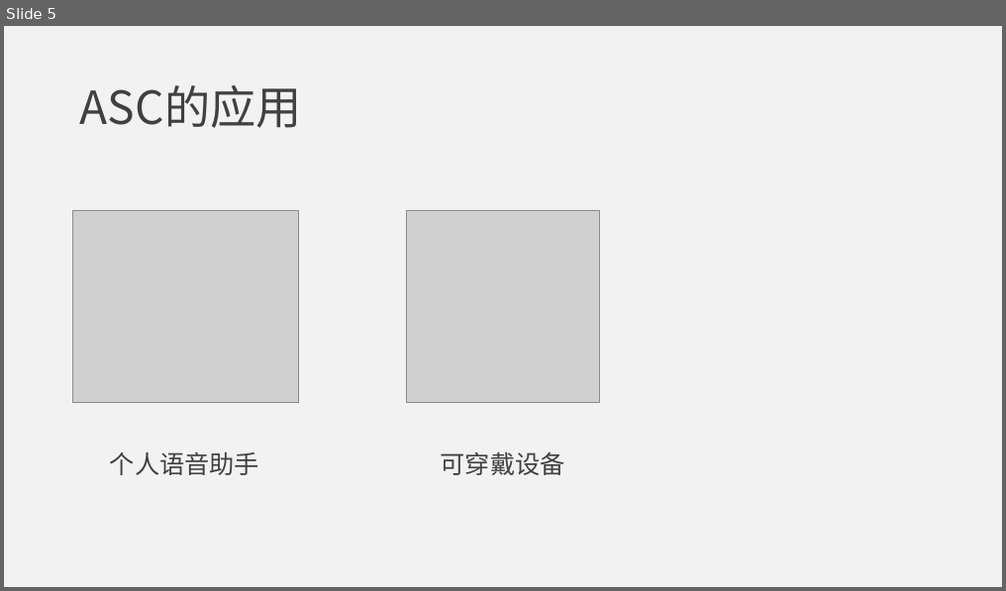
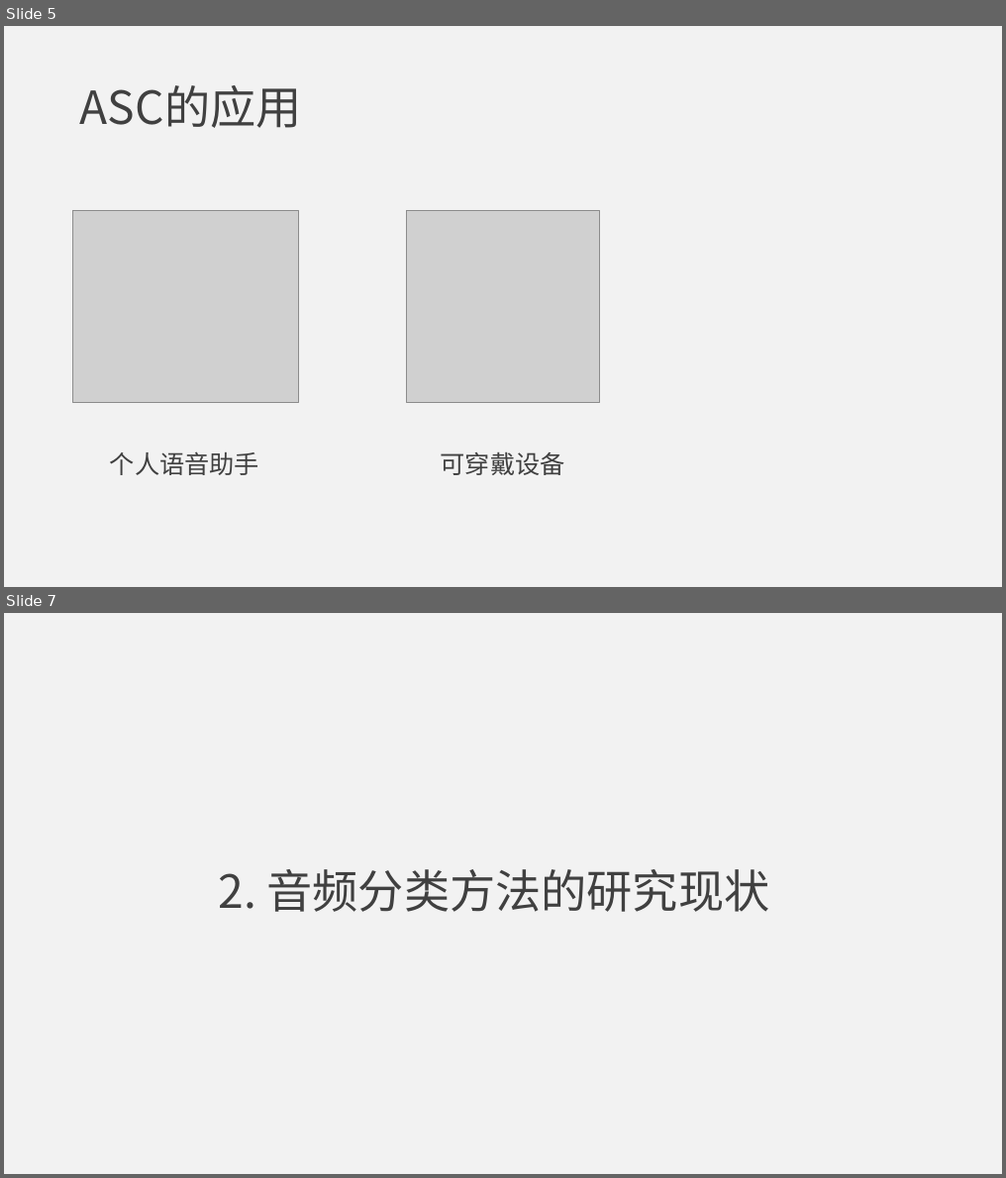
Before and after one commit to jumper3/paper, a slide deck: 开题报告/答辩.pptx. Shown one above the other, each under a label of ours: slide 5 before the commit, slides 5 and 7 after it; the slides between them are not shown. The pictures are 1006x591 and 1006x1178 pixels, drawn with LibreOffice and Linux fonts; fonts in the diff are those of the drawing; grey boxes stand for pictures. Boxes give left, top, right and bottom in pixels: in the first picture for what was removed or moved away, otherwise in the second. Text is boxed around its words. In the diff, an @@ line names an element or a change of style, - is before the commit and + after.

```diff
--- a/开题报告/答辩.pptx
+++ b/开题报告/答辩.pptx
@@ slide 7 added at (4,613,1002,1174), background #F2F2F2 @@
@@ title added at (219,869,769,912), 44 pt, text #404040 @@
+2. 音频分类方法的研究现状
```
Also in this commit, not shown: 1 slide changed, 3 other slides added, 2 other files.
